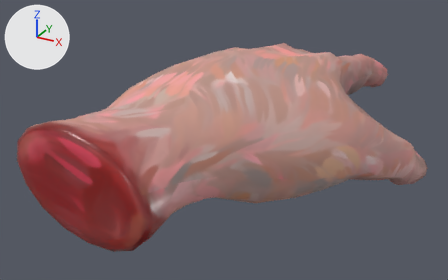
Two versions of the FBX model Assets/_BrainBoxParadox/Art/Models/PropHand.fbx, one commit apart.
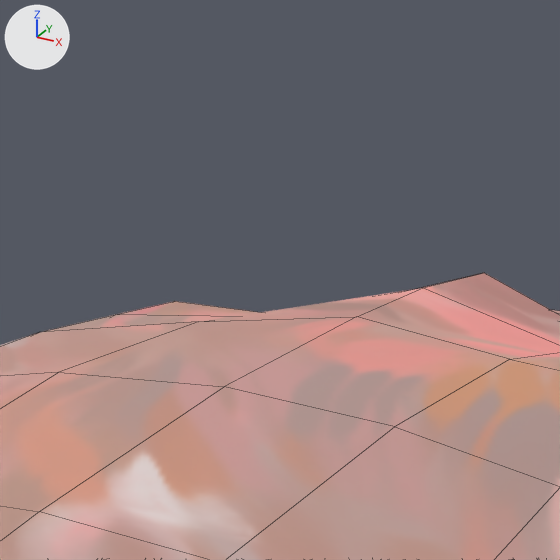
The first picture shows the older version from a 50 mm lens placed at (2.19, -2.59, 4.45), pointed at (-0.21, 1.77, 2.26). The close-ups show both versions on the part from 46% to 66% of the width and 0% to 31% of the height of that picture; other places that the commit changed are outside them. Lighting does not change. The marker at upper left points along +X, +Y and +Z. The close-ups show mesh edges as thin lines. Where no turn or scale is listed for an object, it has been applied to the vertices.

Objects in the first close-up: 'Hand'.
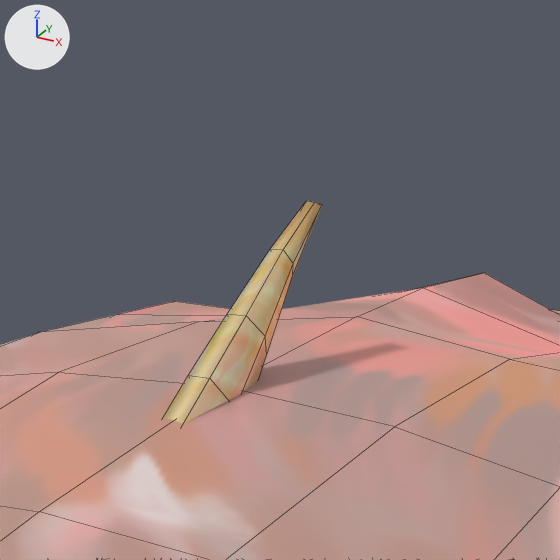
The newer file is also turned or shifted as a whole; pictures and numbers use the older file's frame.

Changed parts and their boxes (x1, y1, x2, y2) in the close-ups (560 x 560 px):
'prop_scissors_wing.001', added (beige): after (163, 201, 322, 424)

Patch to the scene script:
```diff
--- a/Assets/_BrainBoxParadox/Art/Models/PropHand.fbx.py
+++ b/Assets/_BrainBoxParadox/Art/Models/PropHand.fbx.py
@@ img_prop_scissors_color_png @@
+img_prop_scissors_color_png = load_image('prop_scissors_color.png', '_unpacked/prop_scissors_color.png', 1024, 1024, 'sRGB')
@@ mat_prop_scissors_001 @@
+mat_prop_scissors_001 = principled_material('prop_scissors.001')
+mat_prop_scissors_001.texture = img_prop_scissors_color_png
+mat_prop_scissors_001.metallic = 0.75
+mat_prop_scissors_001.roughness = 0.35
@@ me_prop_scissors_wing_001 @@
+me_prop_scissors_wing_001.from_pydata(...)  # 72 vertices, 70 faces; spans x -0.055..0.023, y -0.03..0.704, z -0.029..0.592
+me_prop_scissors_wing_001.materials.append(mat_prop_scissors_001)  # picture img_prop_scissors_color_png
@@ ob_prop_scissors_wing_001 @@
+ob_prop_scissors_wing_001 = bpy.data.objects.new('prop_scissors_wing.001', me_prop_scissors_wing_001)
+ob_prop_scissors_wing_001.location = (0.049, 1.211, 2.631)
```
